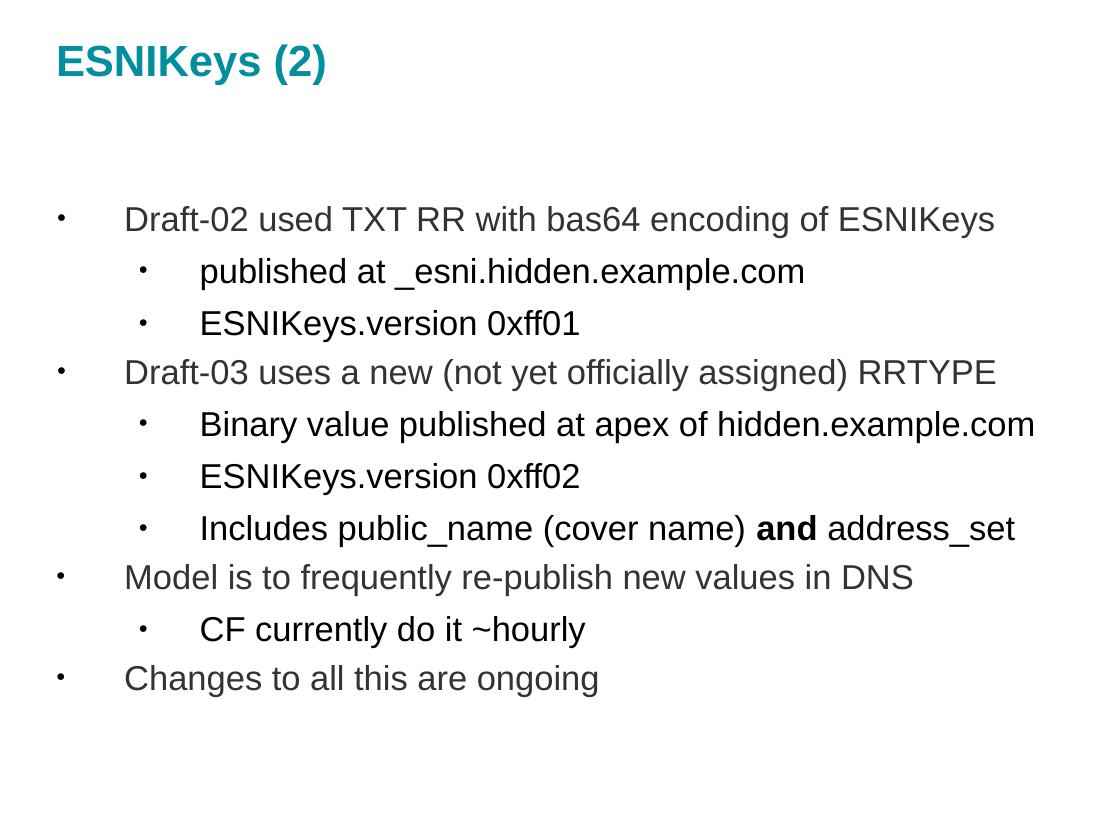
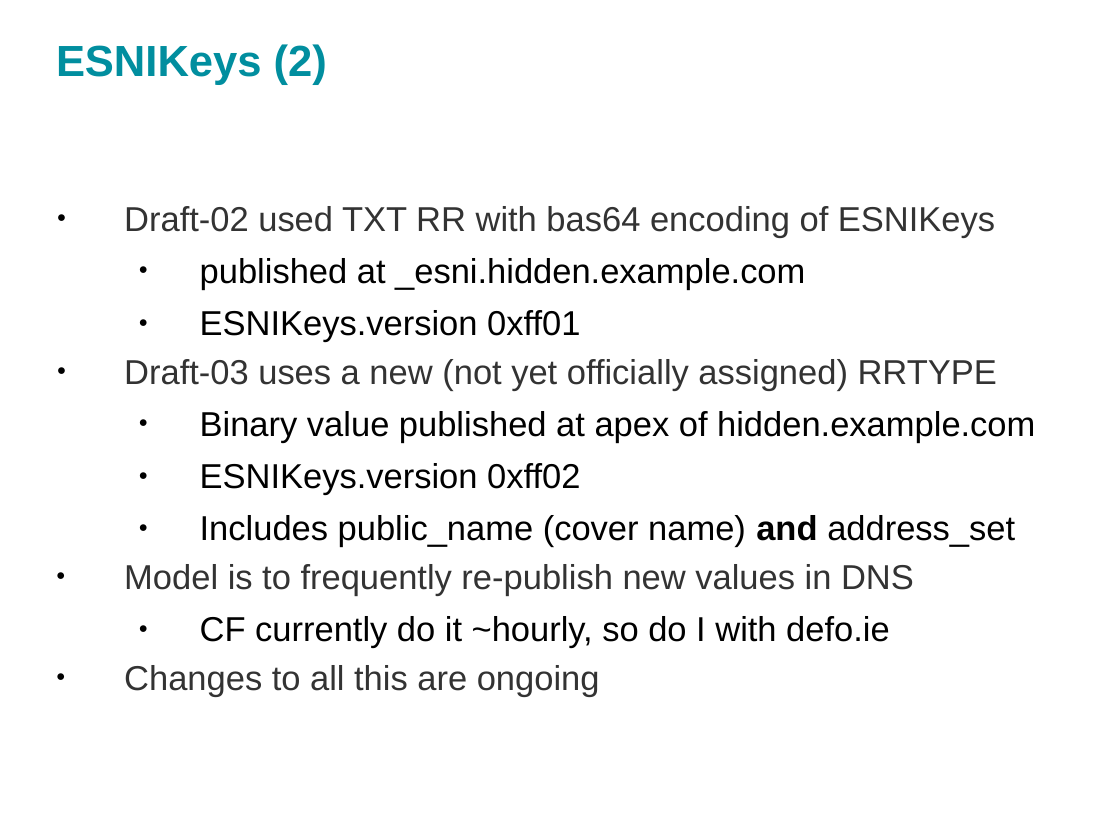
Before and after one commit to sftcd/cs7053, a slide deck: slide 17 of 2016lectures/13-echo.odp. Drawn at 1120x840 pixels with LibreOffice and Linux fonts; fonts in the diff are those of the drawing. Boxes give left, top, right and bottom in pixels: in the first picture for what was removed or moved away, otherwise in the second. Text is boxed around its words. In the diff, an @@ line names an element or a change of style, - is before the commit and + after.

```diff
--- a/2016lectures/13-echo.odp
+++ b/2016lectures/13-echo.odp
@@ text at bbox=[200, 616, 890, 648]: text changed @@
-  ● CF currently do it ~hourly
+  ● CF currently do it ~hourly, so do I with defo.ie
```
Also in this commit, not shown: 11 other slides changed, 1 slide removed, 2 other files.
